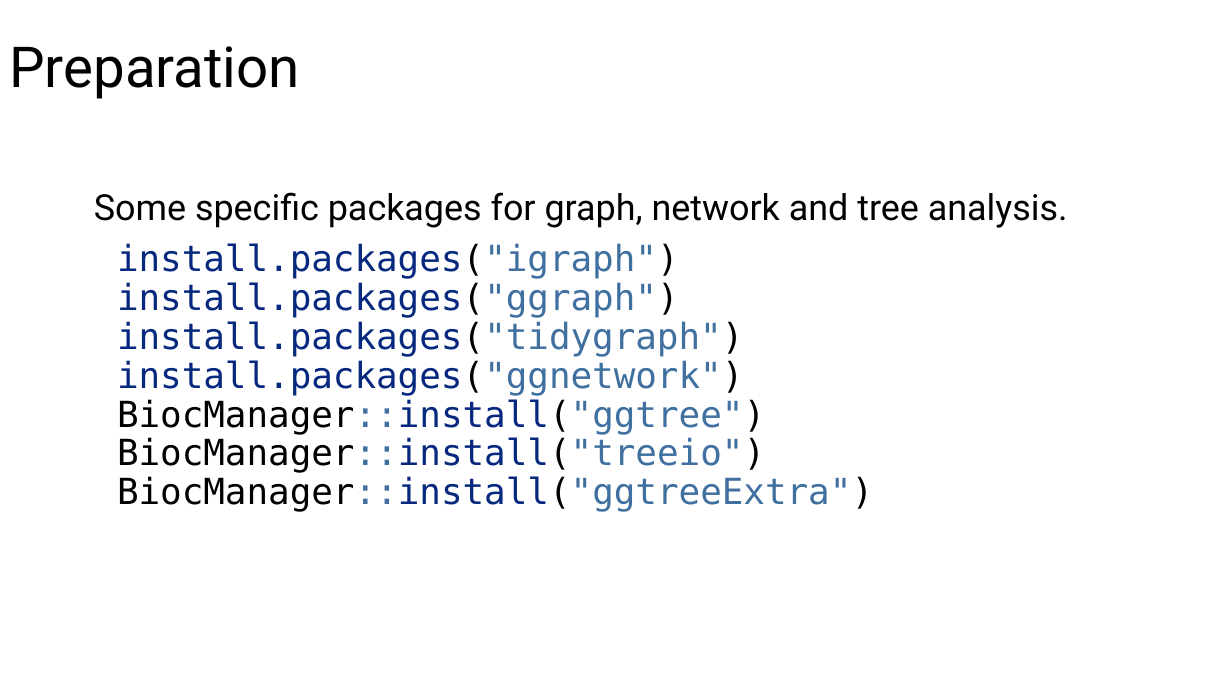
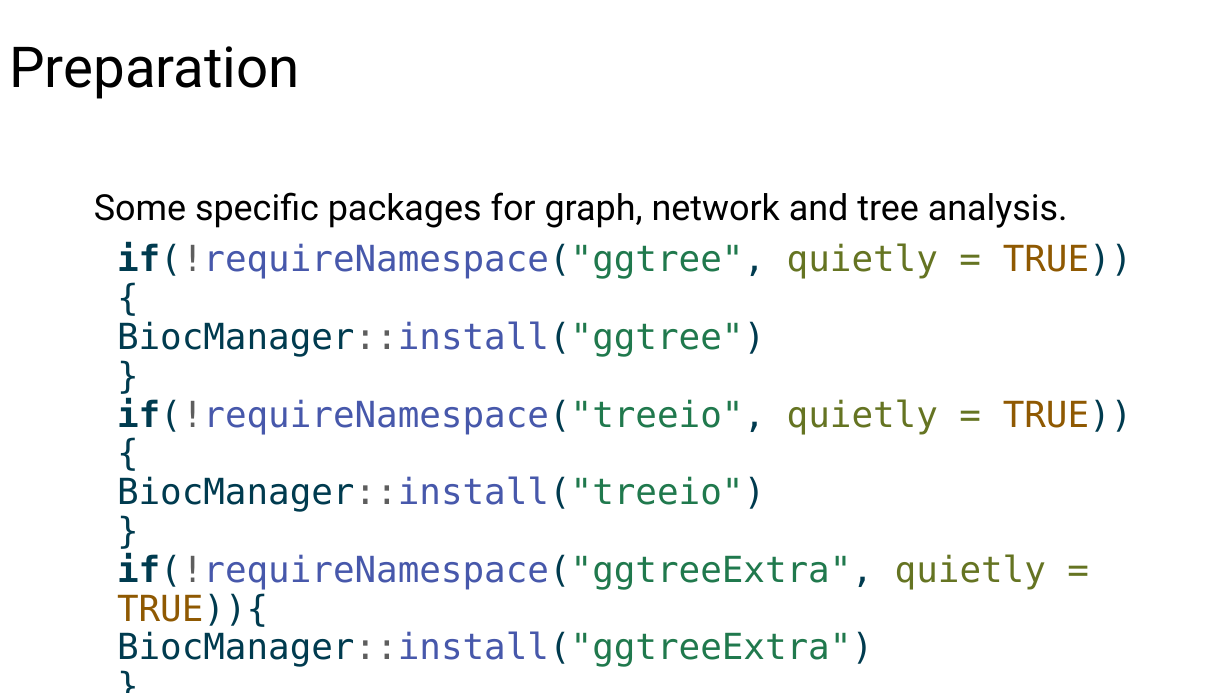
Before and after one commit to jaspershen-lab/MD7115-NTU, a slide deck: slide 8 of 3_materials/MD7115-Xiaotao.pptx (slide 6 before the commit). Drawn at 1232x693 pixels with LibreOffice and Linux fonts; fonts in the diff are those of the drawing; background and template pictures are left out. Boxes give left, top, right and bottom in pixels: in the first picture for what was removed or moved away, otherwise in the second. Text is boxed around its words. In the diff, an @@ line names an element or a change of style, - is before the commit and + after.

```diff
--- a/3_materials/MD7115-Xiaotao.pptx
+++ b/3_materials/MD7115-Xiaotao.pptx
@@ text at <box>117,242,1133,627</box>: text changed; text colour #06287E to #4758AB @@
-install.packages("igraph")
-install.packages("ggraph")
-install.packages("tidygraph")
-install.packages("ggnetwork")
-BiocManager::install("ggtree")
-BiocManager::install("treeio")
-BiocManager::install("ggtreeExtra")
+if(!requireNamespace("ggtree", quietly = TRUE)){
+BiocManager::install("ggtree")
+}
+if(!requireNamespace("treeio", quietly = TRUE)){
+BiocManager::install("treeio")
+}
+if(!requireNamespace("ggtreeExtra", quietly = TRUE)){
+BiocManager::install("ggtreeExtra")
+}
```
Also in this commit, not shown: 2 other slides changed, 5 slides added, 41 other files.
